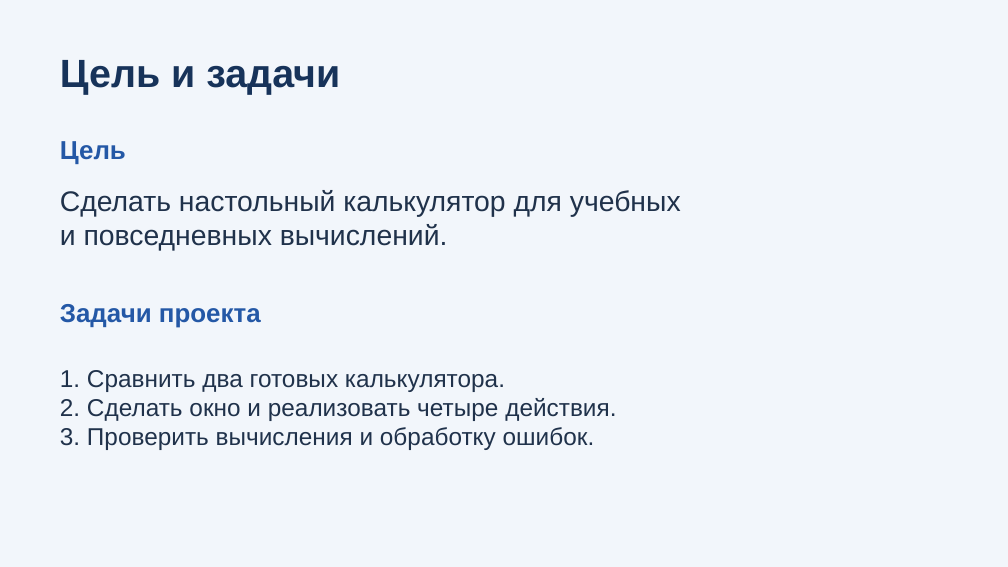
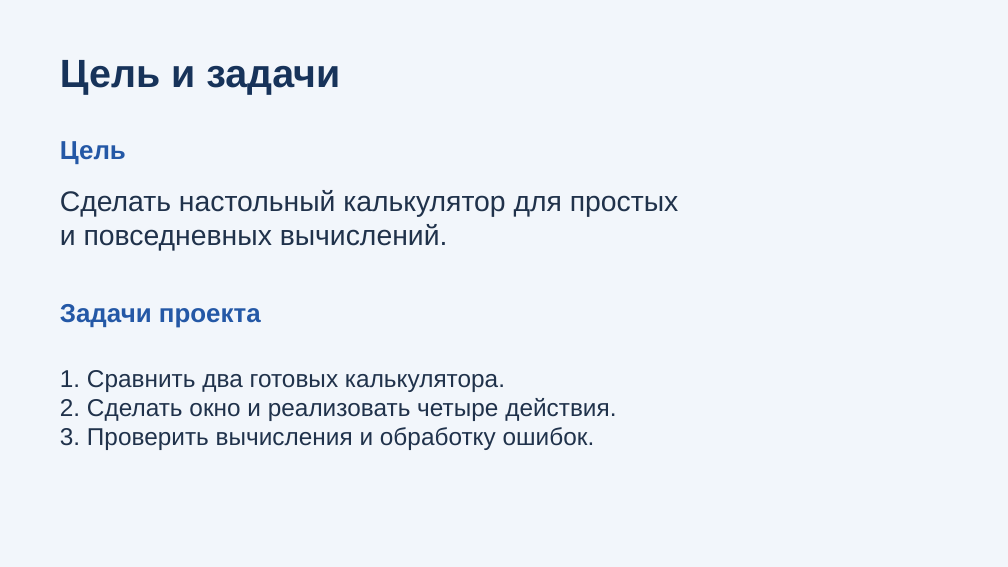
Before and after one commit to ArtikM1106/python-calculator-project, a slide deck: slide 2 of calculator.pptx. Drawn at 1008x567 pixels with LibreOffice and Linux fonts; fonts in the diff are those of the drawing. Boxes give left, top, right and bottom in pixels: in the first picture for what was removed or moved away, otherwise in the second. Text is boxed around its words. In the diff, an @@ line names an element or a change of style, - is before the commit and + after.

```diff
--- a/calculator.pptx
+++ b/calculator.pptx
@@ text at [60,190,679,217]: text changed @@
-Сделать настольный калькулятор для учебных
+Сделать настольный калькулятор для простых
```
Also in this commit, not shown: 2 other files.
